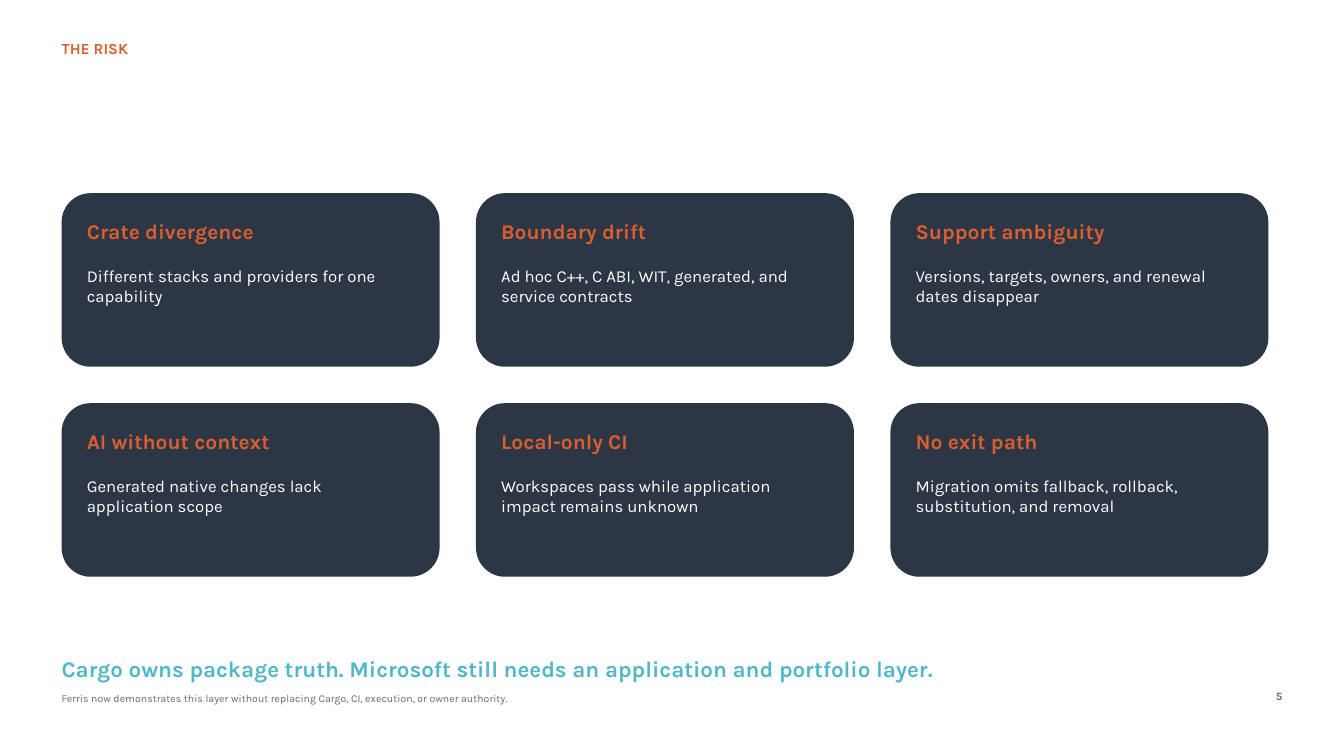
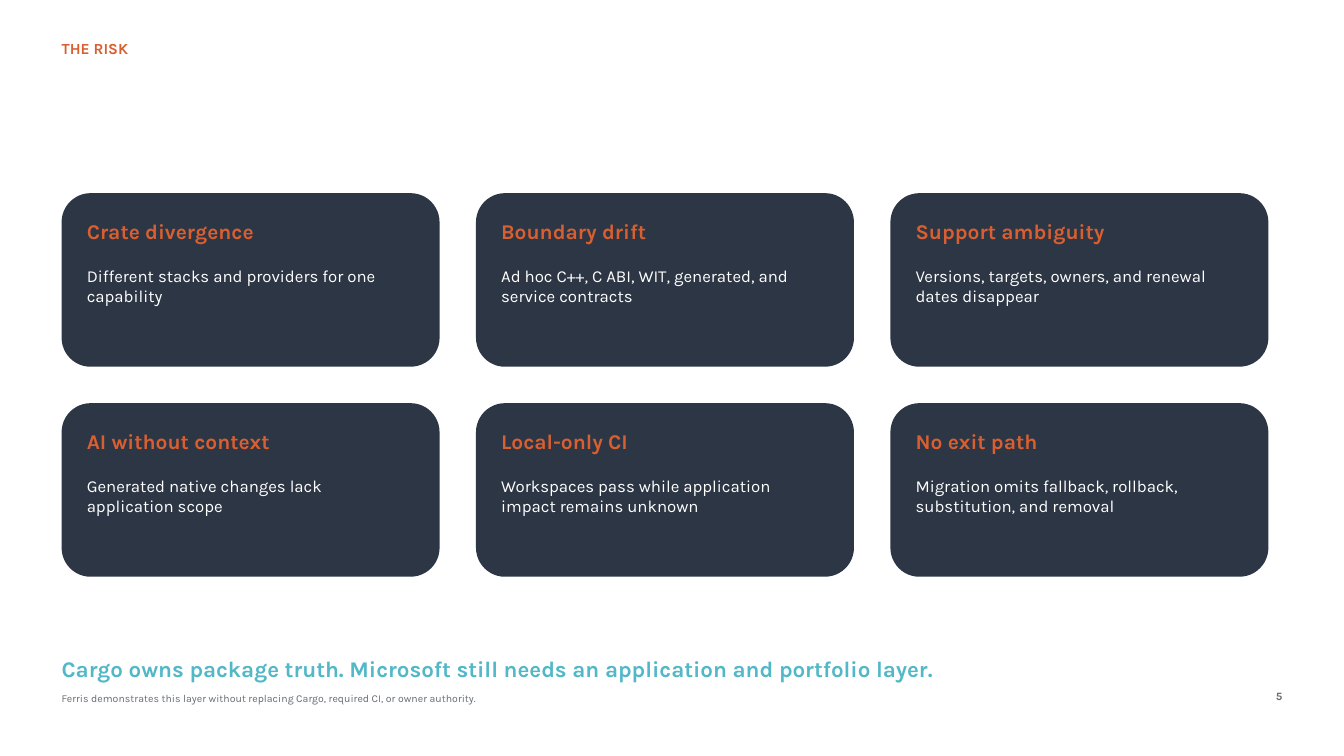
Before and after one commit to giodl73-repo/FERRIS, a slide deck: slide 5 of docs/leadership/MICROSOFT_RUST_INVESTMENT_DECK.pptx. Drawn at 1344x756 pixels with LibreOffice and Linux fonts; fonts in the diff are those of the drawing. Boxes give left, top, right and bottom in pixels: in the first picture for what was removed or moved away, otherwise in the second. Text is boxed around its words. In the diff, an @@ line names an element or a change of style, - is before the commit and + after.

Commit message:
feat: complete owner readiness and action plan preparation

```diff
--- a/docs/leadership/MICROSOFT_RUST_INVESTMENT_DECK.pptx
+++ b/docs/leadership/MICROSOFT_RUST_INVESTMENT_DECK.pptx
@@ text at (x1=62, y1=695, x2=476, y2=705): text changed @@
-Ferris now demonstrates this layer without replacing Cargo, CI, execution, or owner authority.
+Ferris demonstrates this layer without replacing Cargo, required CI, or owner authority.
```
Also in this commit, not shown: 9 other slides changed, 1 slide added, 1 slide removed, 41 other files.
